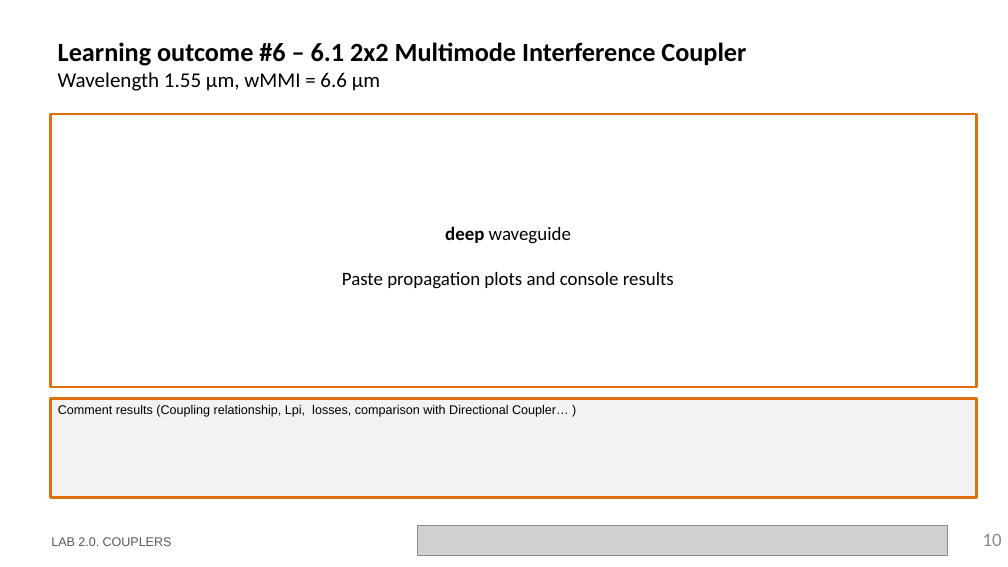
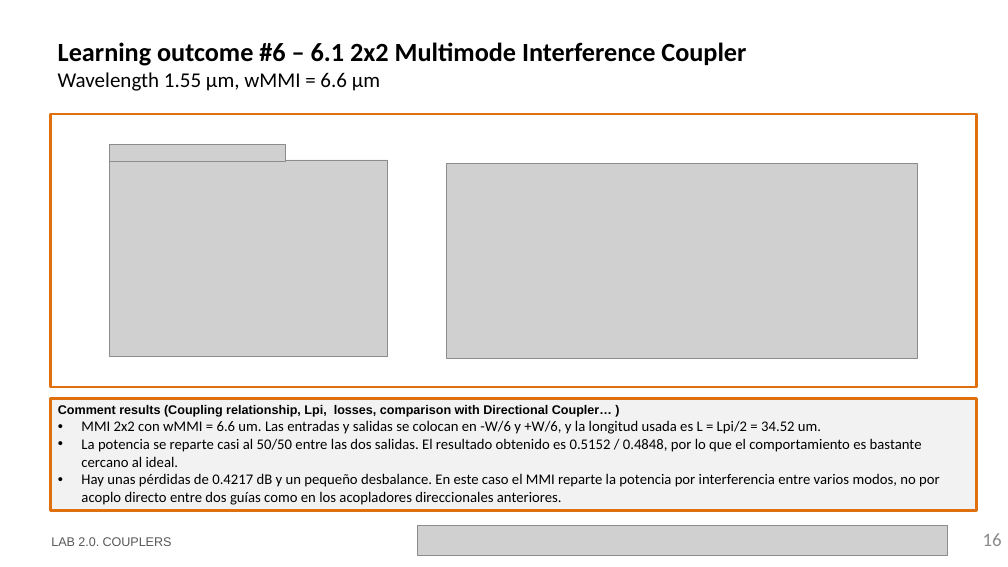
Before and after one commit to Japeacru/cifoin-lab2, a slide deck: slide 16 of LabBook_20.pptx (slide 10 before the commit). Drawn at 1008x567 pixels with LibreOffice and Linux fonts; fonts in the diff are those of the drawing; grey boxes stand for pictures; background and template pictures are left out. Boxes give left, top, right and bottom in pixels: in the first picture for what was removed or moved away, otherwise in the second. Text is boxed around its words. In the diff, an @@ line names an element or a change of style, - is before the commit and + after.

```diff
--- a/LabBook_20.pptx
+++ b/LabBook_20.pptx
@@ picture added at bbox=[110, 145, 286, 161] @@
@@ picture added at bbox=[110, 160, 388, 357] @@
@@ picture added at bbox=[446, 164, 918, 358] @@
@@ text removed at bbox=[342, 226, 674, 289] @@
-deep waveguide
-Paste propagation plots and console results
@@ rectangle "Comment results (Coupling relationship, Lpi, ...": place and size @@
-rectangle "Comment results (Coupling relationship, Lpi, ..." at bbox=[51, 399, 977, 498]
+rectangle "Comment results (Coupling relationship, Lpi, ..." at bbox=[51, 399, 977, 510]
@@ text in rectangle at bbox=[58, 405, 612, 417]: bold on in "Comment results (Coupling relationship, Lpi, losses, compari ..." @@
@@ text in rectangle at bbox=[81, 420, 940, 505]: paragraphs added @@
+• MMI 2x2 con wMMI = 6.6 um. Las entradas y salidas se colocan en -W/6 y +W/6, y la longitud usada es L = Lpi/2 = 34.52 um.
+• La potencia se reparte casi al 50/50 entre las dos salidas. El resultado obtenido es 0.5152 / 0.4848, por lo que el comportamiento es bastante cercano al ideal.
+• Hay unas pérdidas de 0.4217 dB y un pequeño desbalance. En este caso el MMI reparte la potencia por interferencia entre varios modos, no por acoplo directo entre dos guías como en los acopladores direccionales anteriores.
@@ page number at bbox=[983, 533, 1002, 546]: text changed @@
-10
+16
```
Also in this commit, not shown: 5 other slides changed, 7 slides added, 1 slide removed, 1 other file.
